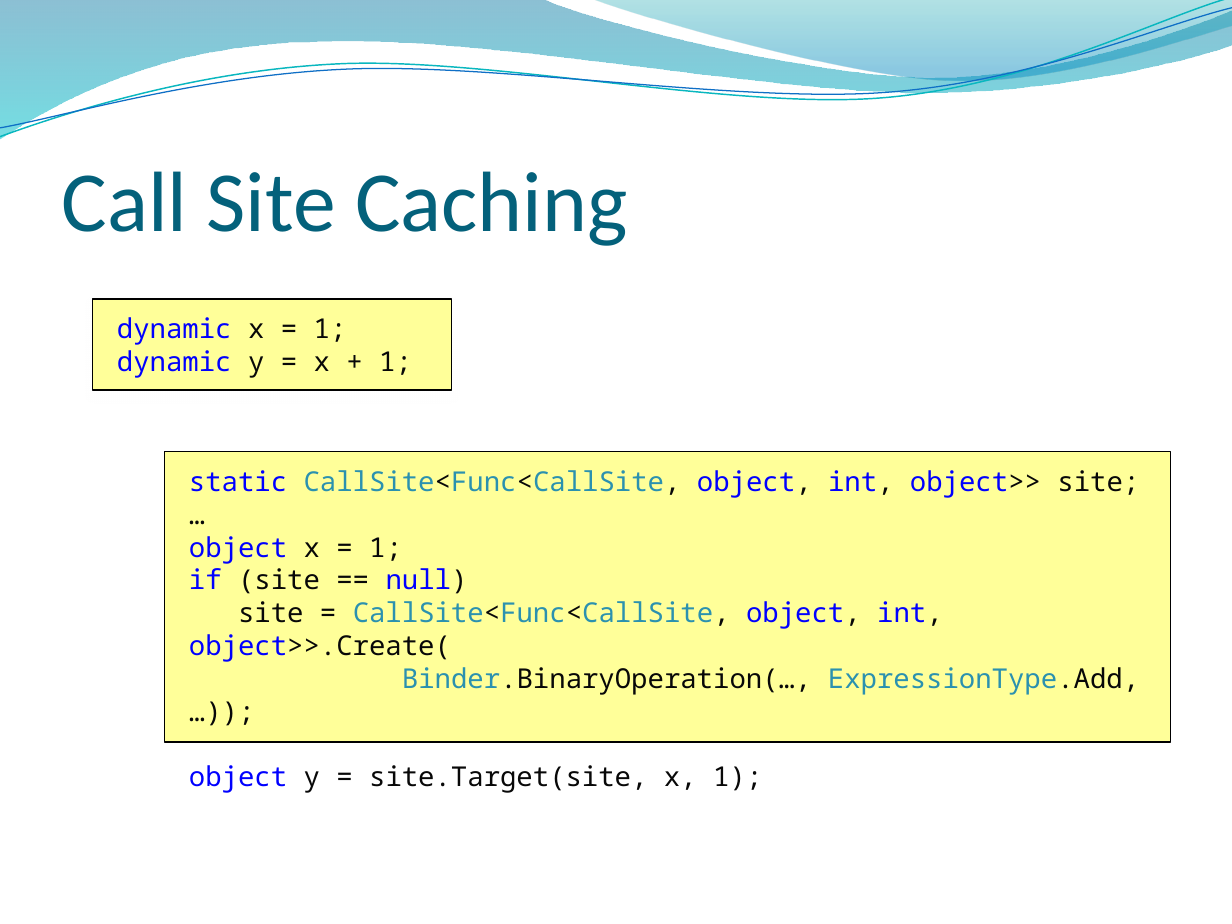
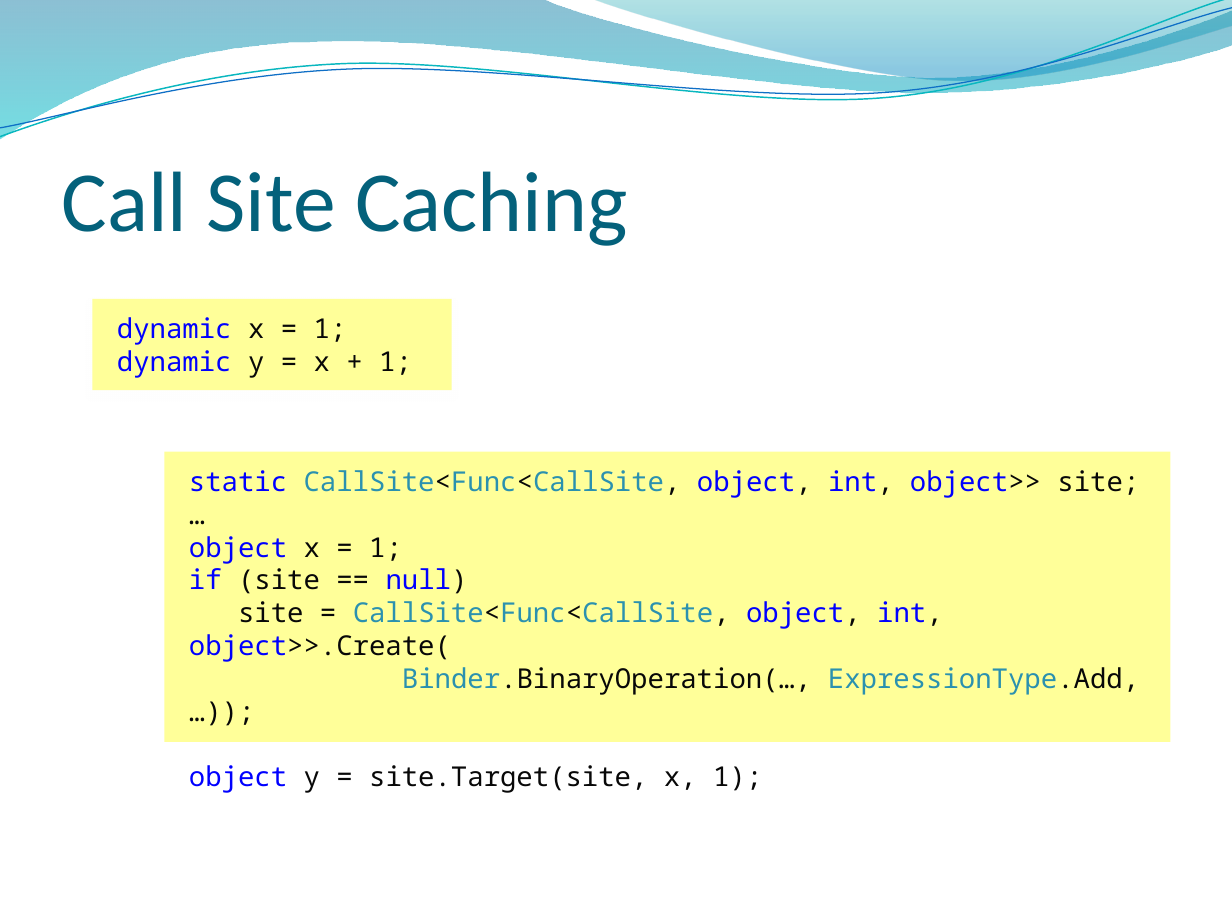
Before and after one commit to dahlbyk/Presentations, a slide deck: slide 29 of DLR/KDahlby.201006.KCDC.DLR.pptx. Drawn at 1232x924 pixels with LibreOffice and Linux fonts; fonts in the diff are those of the drawing; background and template pictures are left out. Boxes give left, top, right and bottom in pixels: in the first picture for what was removed or moved away, otherwise in the second. Text is boxed around its words. In the diff, an @@ line names an element or a change of style, - is before the commit and + after.

```diff
--- a/DLR/KDahlby.201006.KCDC.DLR.pptx
+++ b/DLR/KDahlby.201006.KCDC.DLR.pptx
@@ rectangle "dynamic x = 1;" at (92, 299, 452, 391): outline #000000 0.75 pt to none @@
@@ rectangle "static CallSite<Func<CallSite, object, int, object>> ..." at (164, 452, 1170, 743): outline #000000 0.75 pt to none @@
```
Also in this commit, not shown: 9 other slides changed.
